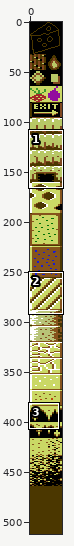
Two states of a sprite sheet, gfx/cheese_alltiles.png. The first picture is a wide view before the edit; the outline marks the close-up.
Close-up. Before the edit:
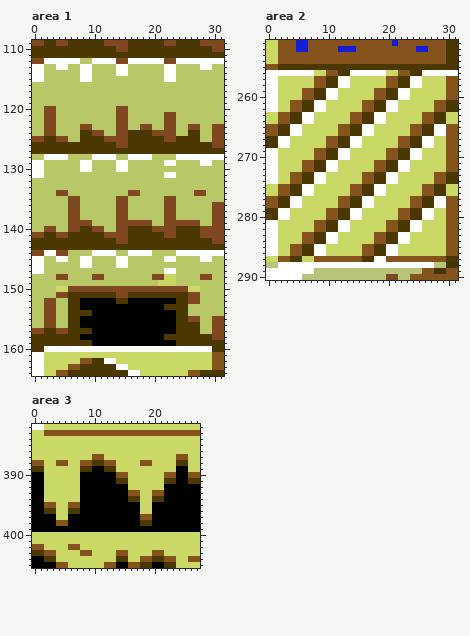
The file is 32x512 pixels. Colours within 5 levels of each other are drawn and written as one. Shown: area 1: x 0..31, y 109..164; area 2: x 0..31, y 251..290; area 3: x 0..27, y 382..405.
The same view after the edit:
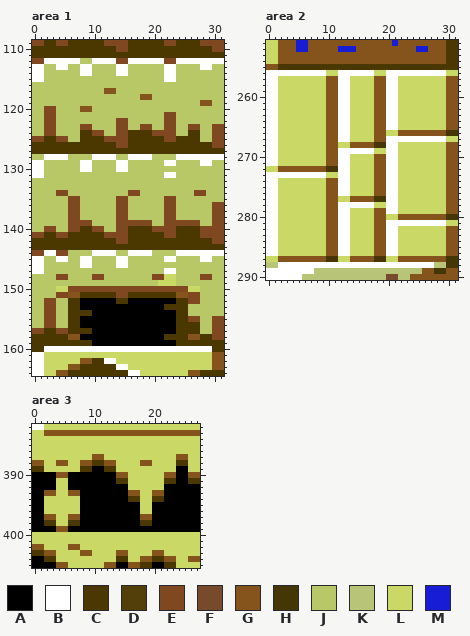
Palette (. is transparent): A #000000  B #ffffff  C #4b3700  D #523f0a  E #804820  F #764a2b  G #85531c  H #453605  J #b8c866  K #b8c478  L #cad865  M #171cd5
Difference:
Changed rows in their new state; - is an unchanged pixel.
Area 1:
first column x 8:
115 JJ--------------------
117 ----GG----------------
118 ----------GG----------
119 --------------------GG
120 GG----JJ--------------
121 ------JJ--------------
first column x 6:
151 GG----------------GG
first column x 6:
158 GG------------------GG
Area 2:
first column x 0:
256 --------BBLLBB----LLBBBBBB----LL
257 --------LLGG------GGBBLLLL------
258 --------LLGG------GGBBLLLL------
259 ------LLLLGGBB------BBLL--------
260 ------LLLLGGBB------BBLL--------
261 ----LLLLLLGGBB--LLGG--------LLGG
262 ----LLLLLLGGBB--LLGG--------LLGG
263 BBLLLLLL--GGBBLLLLGGBB----LLLLGG
264 BBLLLLLL--GGBBLLLLGGBB----LLLLGG
265 BBLLLL----GGBBLLLLGGBB--LLLLLL--
266 BBLLLL----GGBBLLLLGG--GG--GGGGHH
267 BBLL--------BBLL--GGBBBBBB--BBLL
268 BBLL--------LLGGGGHHBBLLLLLL----
269 --------LLGG--BBBB--BBLLLL------
270 --------LLGG------GGBBLLLL------
271 ------LLLLGGBB------BBLL--------
272 LLGGGG--GGHHBB------BBLL--------
273 --BBBBBB----BB--LLGG--------LLGG
274 ----LLLLLLGGBB--LLGG--------LLGG
275 BBLLLLLL--GGBBLLLLGGBB----LLLLGG
276 BBLLLLLL--GGBBLLLLGGBB----LLLLGG
277 BBLLLL----GGLLGGGGHHBB--LLLLLL--
278 BBLLLL----GGBBBB----BB--LLLLLL--
279 BBLL--------BBLL--GGBBLLLLLL----
280 BBLL--------BBLL--GG----GGGGGGHH
281 --------LLGG------GGBBBB--BBBBLL
282 --------LLGG------GGBBLLLL------
283 ------LLLLGGBB------BBLL--------
284 ------LLLLGGBB------BBLL--------
285 ----LLLLLLGGBB--LLGG------------
286 ----LLLLLLGGBB--LLGG------------
287 ----GGGG--HHLL--GGHHLL--------HH
Area 3:
first column x 2:
390 AAGGAA
391 AA--AA
392 AA--AA
393 GG--GG
395 LL--LL
396 LL--LL
397 GG--GG
398 CCLLCC
399 --GG--
